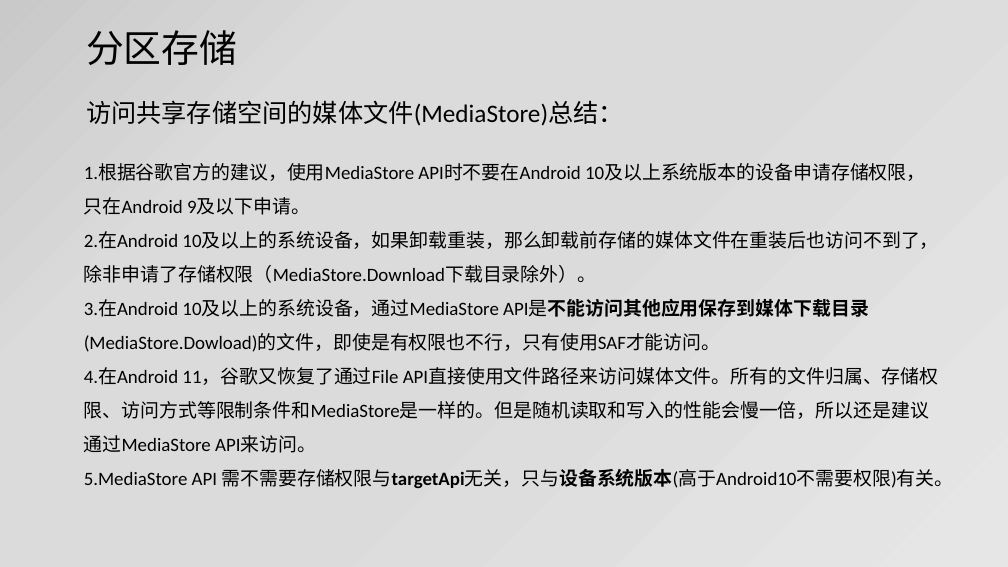
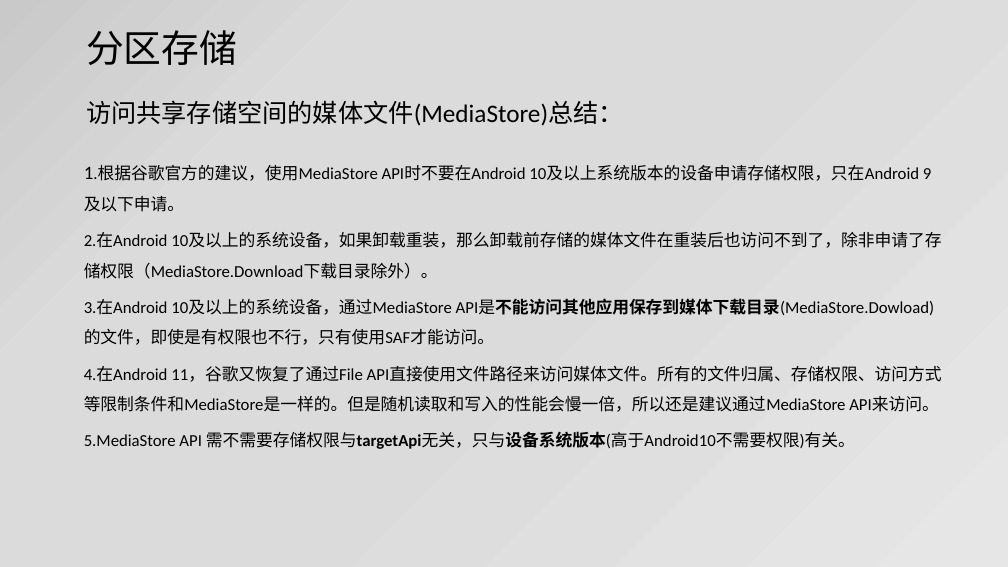
Before and after one commit to jianjunxiao/Adaptation, a slide deck: slide 13 of Android10、11适配.pptx. Drawn at 1008x567 pixels with LibreOffice and Linux fonts; fonts in the diff are those of the drawing. Boxes give left, top, right and bottom in pixels: in the first picture for what was removed or moved away, otherwise in the second. Text is boxed around its words. In the diff, an @@ line names an element or a change of style, - is before the commit and + after.

```diff
--- a/Android10、11适配.pptx
+++ b/Android10、11适配.pptx
@@ text "1.根据谷歌官方的建议，使用MediaStore API时不要在Android 10及以上系统版本的设备申请存储权限，只 ..." at (x1=84, y1=166, x2=942, y2=449): size 18 to 16 pt; more space between paragraphs @@
```
Also in this commit, not shown: 7 other slides changed.
